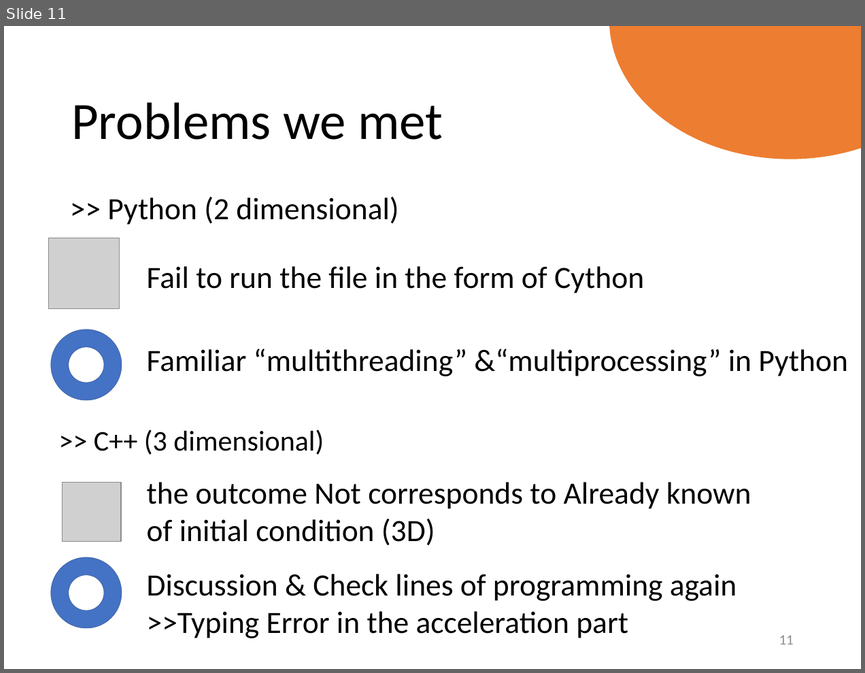
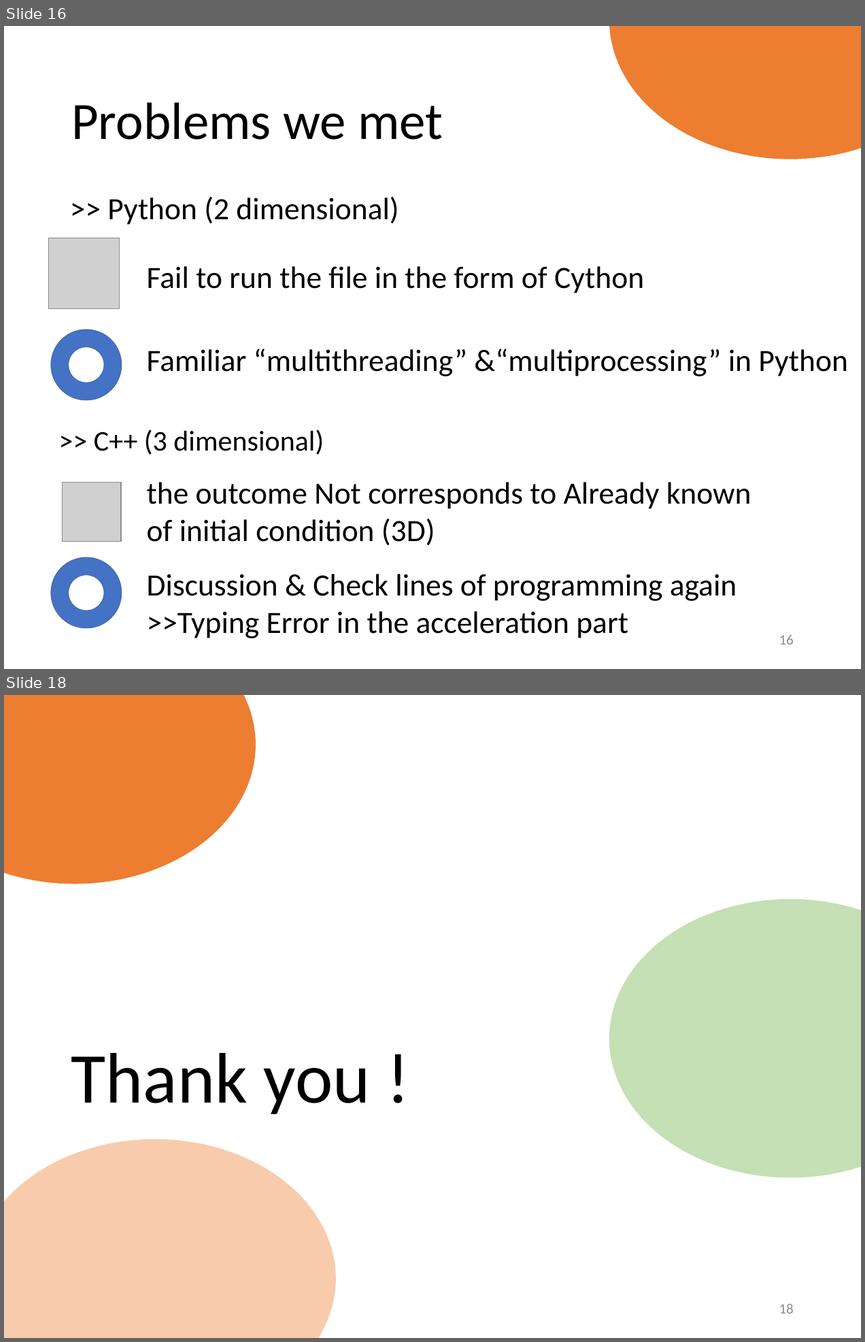
Before and after one commit to b08202012/tree-algorithm-for-self-gravity, a slide deck: Final project_G03_Tree Algorithm.pptx. Shown one above the other, each under a label of ours: slide 11 before the commit, slides 16 and 18 after it; the slides between them are not shown. The pictures are 865x673 and 865x1342 pixels, drawn with LibreOffice and Linux fonts; fonts in the diff are those of the drawing; grey boxes stand for pictures. Boxes give left, top, right and bottom in pixels: in the first picture for what was removed or moved away, otherwise in the second. Text is boxed around its words. In the diff, an @@ line names an element or a change of style, - is before the commit and + after.

```diff
--- a/Final project_G03_Tree Algorithm.pptx
+++ b/Final project_G03_Tree Algorithm.pptx
@@ slide 18 added at (x1=4, y1=695, x2=861, y2=1338), background #FFFFFF @@
@@ ellipse added at (x1=4, y1=695, x2=255, y2=883), fill #ED7D31 @@
@@ ellipse added at (x1=609, y1=899, x2=861, y2=1177), fill #C5E0B4 @@
@@ title added at (x1=71, y1=1053, x2=371, y2=1114), 60 pt, text #000000 @@
+Thank you !
@@ ellipse added at (x1=4, y1=1139, x2=336, y2=1338), fill #F8CBAD @@
@@ page number added at (x1=779, y1=1304, x2=793, y2=1313), 12 pt, text #8C8C8C @@
+18
@@ what was slide 11 is now slide 16 @@
@@ page number at (x1=779, y1=635, x2=793, y2=644): text changed @@
-11
+16
```
Also in this commit, not shown: 4 slides changed, 5 other slides added.
